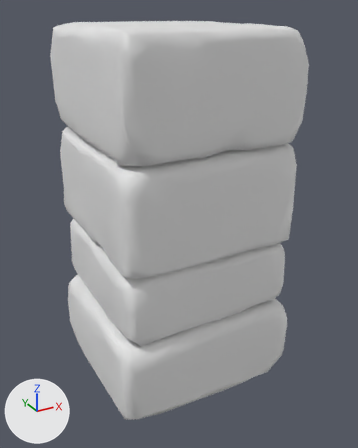
A saved change to the FBX model models/environment/easter_pillars/pillar_middle_02a.fbx.
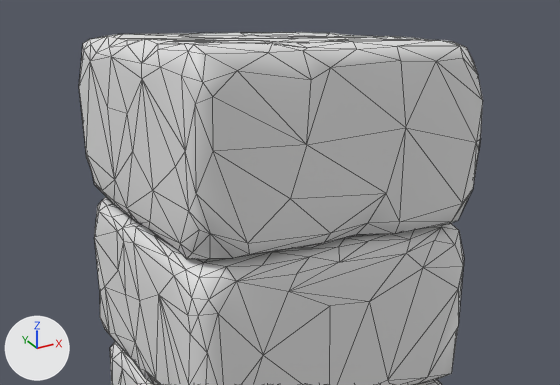
The first picture shows the older version from a 50 mm camera at (-0.396, -0.749, 0.662) aimed at (0.008, -0.015, 0.295). The close-ups show both versions on the part from 0% to 100% of the width and 0% to 55% of the height of that picture; other places that the commit changed are outside them. Every picture has the same lights, and +X, +Y and +Z are marked at lower left. The close-ups show mesh edges as thin lines. Objects named as collision shapes, trigger or cutter boxes, shadow casters or lower levels of detail are left out. Where no turn or scale is listed for an object, it has been applied to the vertices.

The first close-up shows 'pillar_middle_02a_low'.
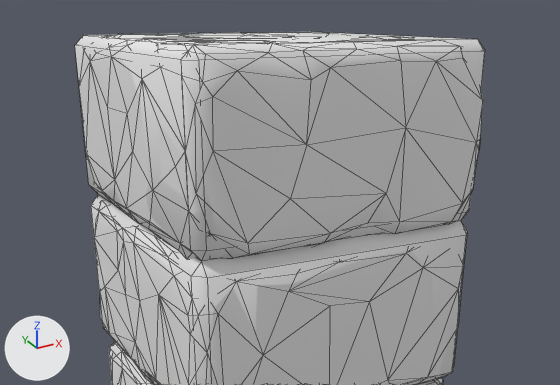
What differs and where, as boxes [x1, y1, x2, y2] in the close-ups (560 x 385 px):
```json
{"object": "pillar_middle_02a_LOD1", "change": "added", "after": [75, 32, 485, 385]}
```

The change, as JSON lines over the scene's bpy script:
```json
{"op": "add", "block": "mat_easter_pillar", "code": ["mat_easter_pillar = principled_material('easter_pillar')", "mat_easter_pillar.base_color = (0.8, 0.8, 0.8)  # white #e7e7e7", "mat_easter_pillar.roughness = 0.9"]}
{"op": "add", "block": "me_pillar_middle_02a_lod1", "code": ["me_pillar_middle_02a_lod1 = bpy.data.meshes.new('pillar_middle_02a_LOD1')", "me_pillar_middle_02a_lod1.from_pydata(...)  # 92 vertices, 106 faces; spans x -0.168..0.168, y -0.162..0.162, z 0.001..0.636", "me_pillar_middle_02a_lod1.materials.append(mat_easter_pillar)  # its picture is missing"]}
{"op": "add", "block": "ob_pillar_middle_02a_lod1", "code": ["ob_pillar_middle_02a_lod1 = bpy.data.objects.new('pillar_middle_02a_LOD1', me_pillar_middle_02a_lod1)", "ob_pillar_middle_02a_lod1.location = (0.0, 0.0, 0.0)"]}
```
